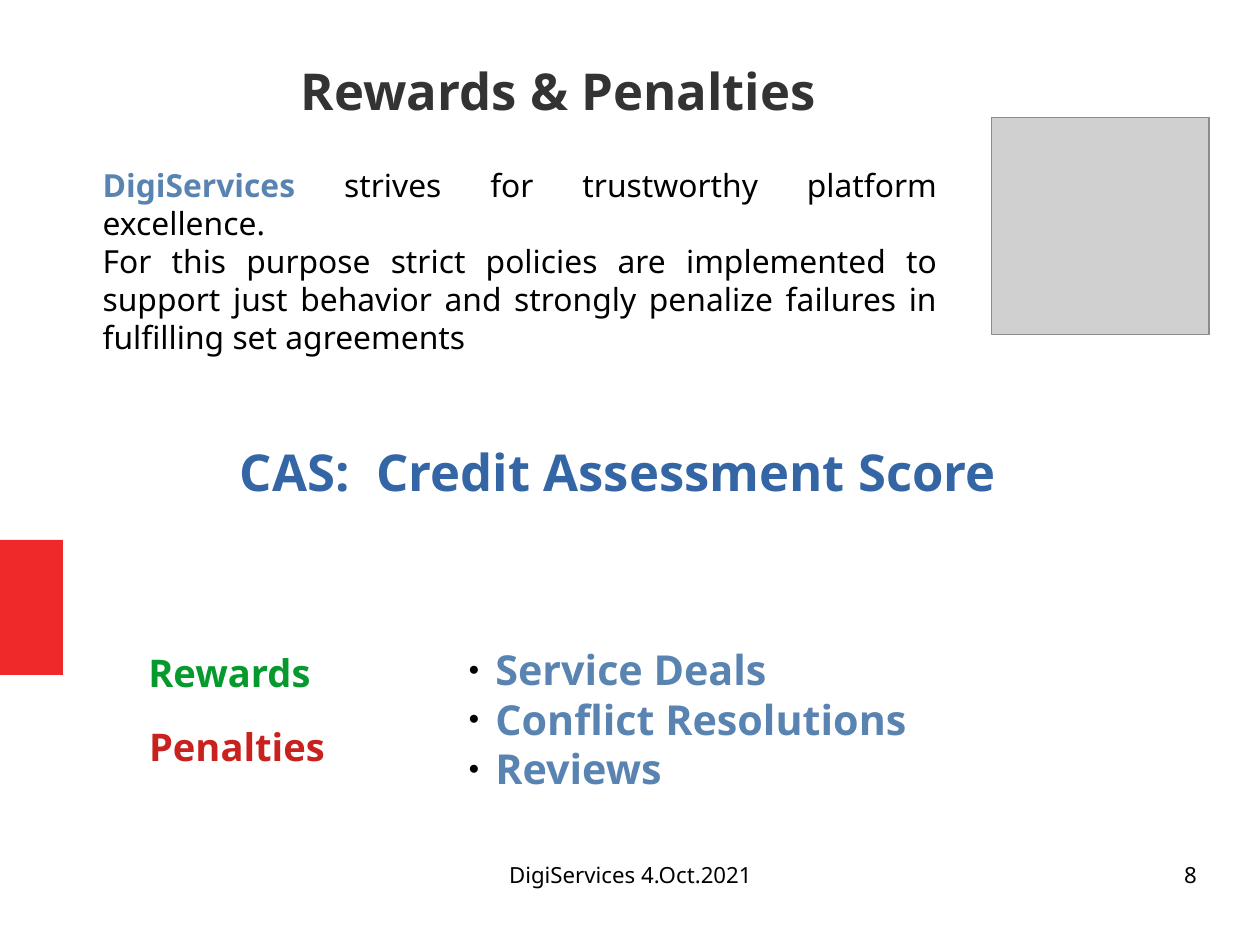
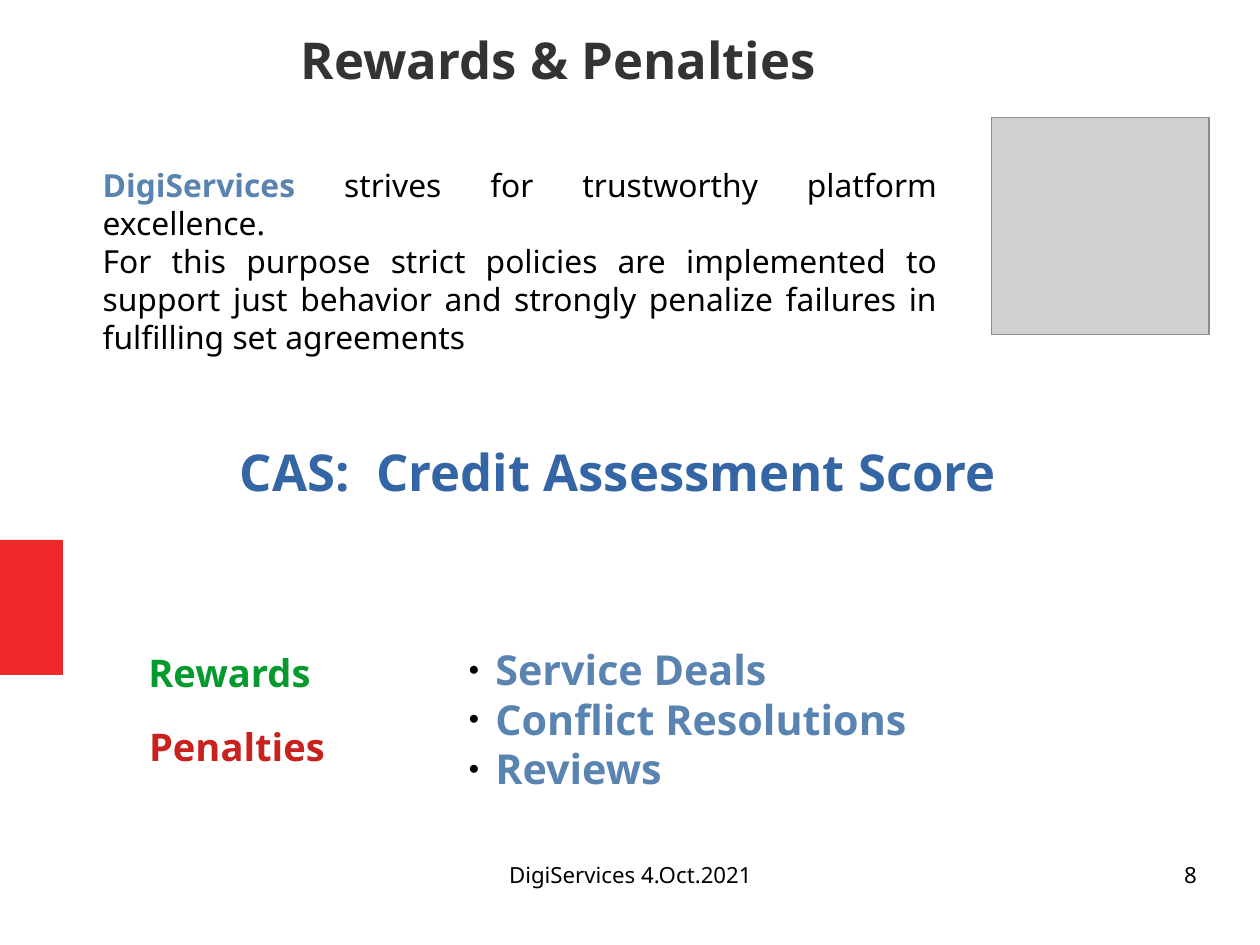
Before and after one commit to GabriIT/HackTh_Digiservices, a slide deck: slide 8 of DigiSerivces_Presentation_4_Oct_2021.odp. Drawn at 1260x945 pixels with LibreOffice and Linux fonts; fonts in the diff are those of the drawing; grey boxes stand for pictures. Boxes give left, top, right and bottom in pixels: in the first picture for what was removed or moved away, otherwise in the second. Text is boxed around its words. In the diff, an @@ line names an element or a change of style, - is before the commit and + after.

```diff
--- a/DigiSerivces_Presentation_4_Oct_2021.odp
+++ b/DigiSerivces_Presentation_4_Oct_2021.odp
@@ title "Rewards & Penalties": place and size @@
-title "Rewards & Penalties" at [301, 71, 815, 111]
+title "Rewards & Penalties" at [301, 40, 815, 80]
```
Also in this commit, not shown: 2 other slides changed.
